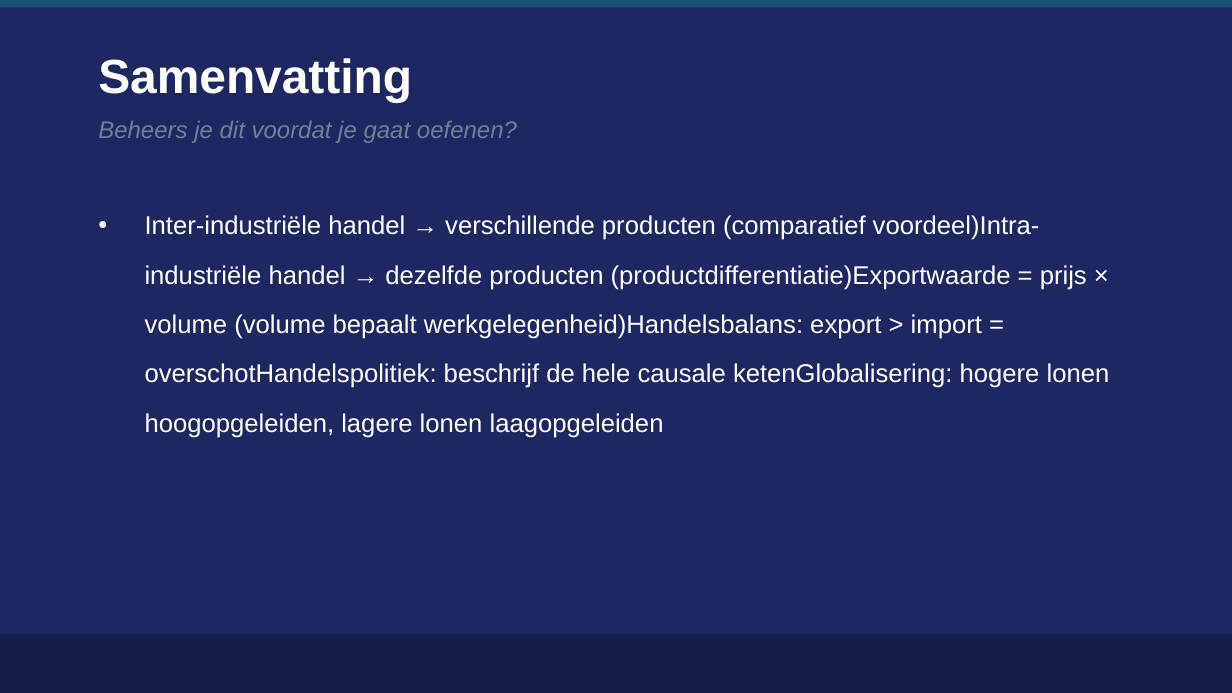
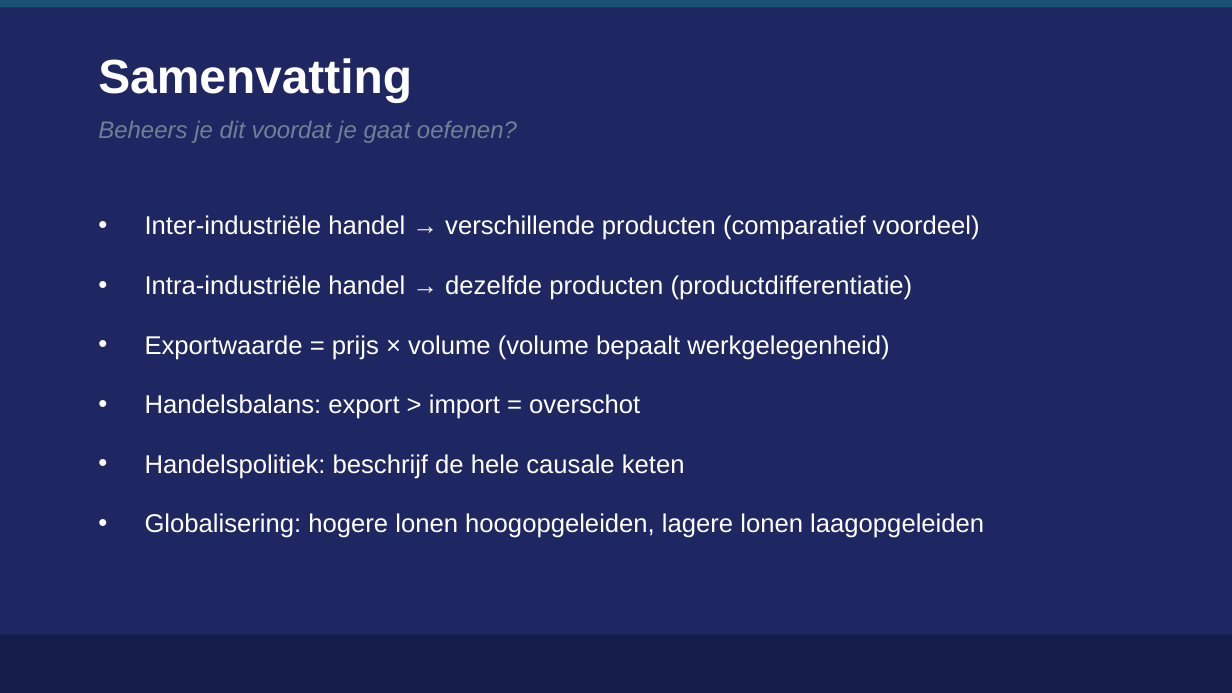
Before and after one commit to meijer1973/economie-vwo4-m3, a slide deck: slide 12 of 3.4 Hoofdstuk 4 - Internationale markten/3.4.6 Paragraaf 6 - Toepassen/2. Leren/3.4.6 Toepassen – presentatie.pptx. Drawn at 1232x693 pixels with LibreOffice and Linux fonts; fonts in the diff are those of the drawing. Boxes give left, top, right and bottom in pixels: in the first picture for what was removed or moved away, otherwise in the second. Text is boxed around its words. In the diff, an @@ line names an element or a change of style, - is before the commit and + after.

```diff
--- a/3.4 Hoofdstuk 4 - Internationale markten/3.4.6 Paragraaf 6 - Toepassen/2. Leren/3.4.6 Toepassen – presentatie.pptx
+++ b/3.4 Hoofdstuk 4 - Internationale markten/3.4.6 Paragraaf 6 - Toepassen/2. Leren/3.4.6 Toepassen – presentatie.pptx
@@ text at [145,215,984,538]: text changed @@
-• Inter-industriële handel → verschillende producten (comparatief voordeel)Intra-industriële handel → dezelfde producten (productdifferentiatie)Exportwaarde = prijs × volume (volume bepaalt werkgelegenheid)Handelsbalans: export > import = overschotHandelspolitiek: beschrijf de hele causale ketenGlobalisering: hogere lonen hoogopgeleiden, lagere lonen laagopgeleiden
+• Inter-industriële handel → verschillende producten (comparatief voordeel)
+• Intra-industriële handel → dezelfde producten (productdifferentiatie)
+• Exportwaarde = prijs × volume (volume bepaalt werkgelegenheid)
+• Handelsbalans: export > import = overschot
+• Handelspolitiek: beschrijf de hele causale keten
+• Globalisering: hogere lonen hoogopgeleiden, lagere lonen laagopgeleiden
```
Also in this commit, not shown: 1 other slide changed, 19 other files.
